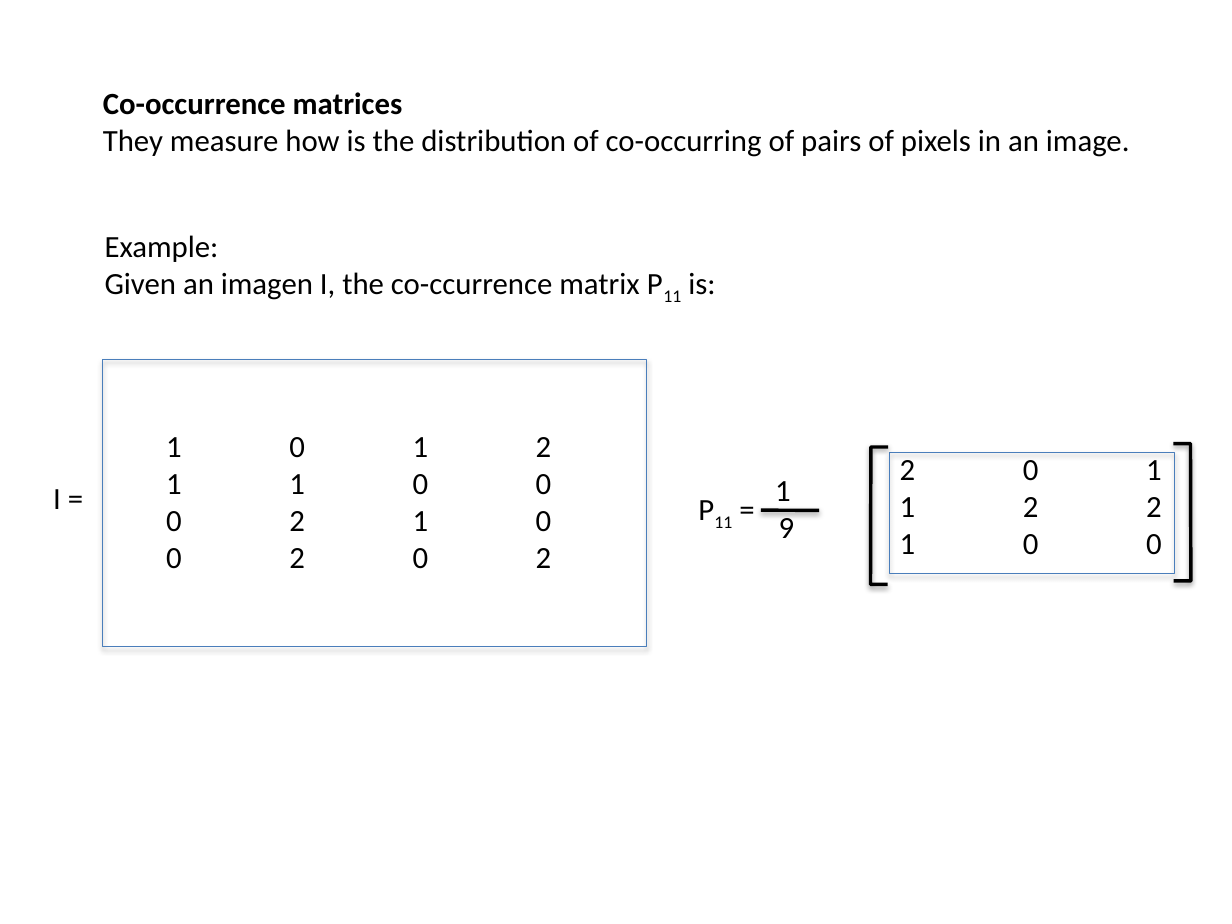
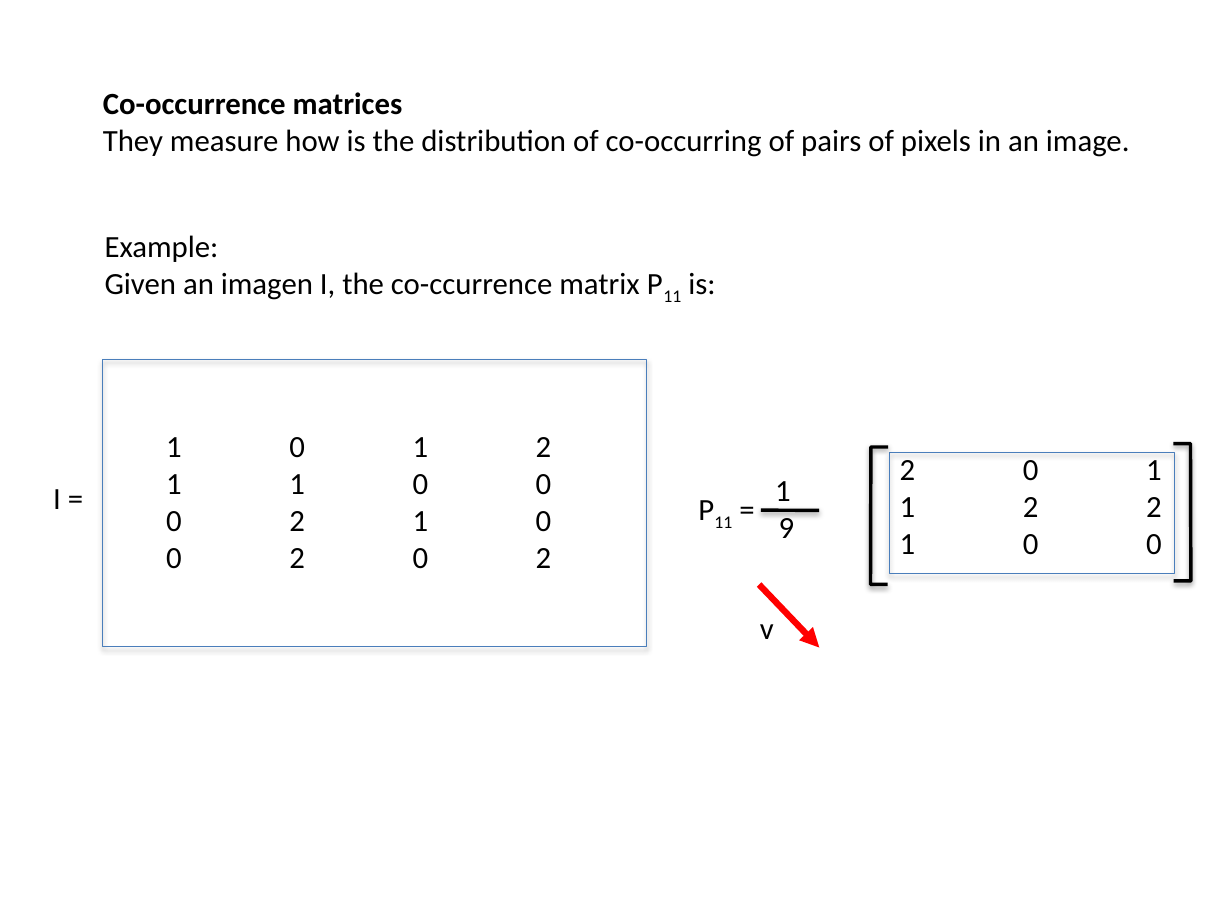
Before and after one commit to domingomery/patrones, a slide deck: slide 24 of clases/Cap02_Extraccion_de_Caracteristicas/presentations/PAT02_HaralickTexture.pptx. Drawn at 1232x924 pixels with LibreOffice and Linux fonts; fonts in the diff are those of the drawing. Boxes give left, top, right and bottom in pixels: in the first picture for what was removed or moved away, otherwise in the second. Text is boxed around its words. In the diff, an @@ line names an element or a change of style, - is before the commit and + after.

```diff
--- a/clases/Cap02_Extraccion_de_Caracteristicas/presentations/PAT02_HaralickTexture.pptx
+++ b/clases/Cap02_Extraccion_de_Caracteristicas/presentations/PAT02_HaralickTexture.pptx
@@ arrow added from (759, 584) to (819, 648), #FF0000 3.75 pt @@
@@ text added at (760, 624, 774, 639), 18 pt, text #000000 @@
+v
```
Also in this commit, not shown: 7 other slides changed, 10 other files.
